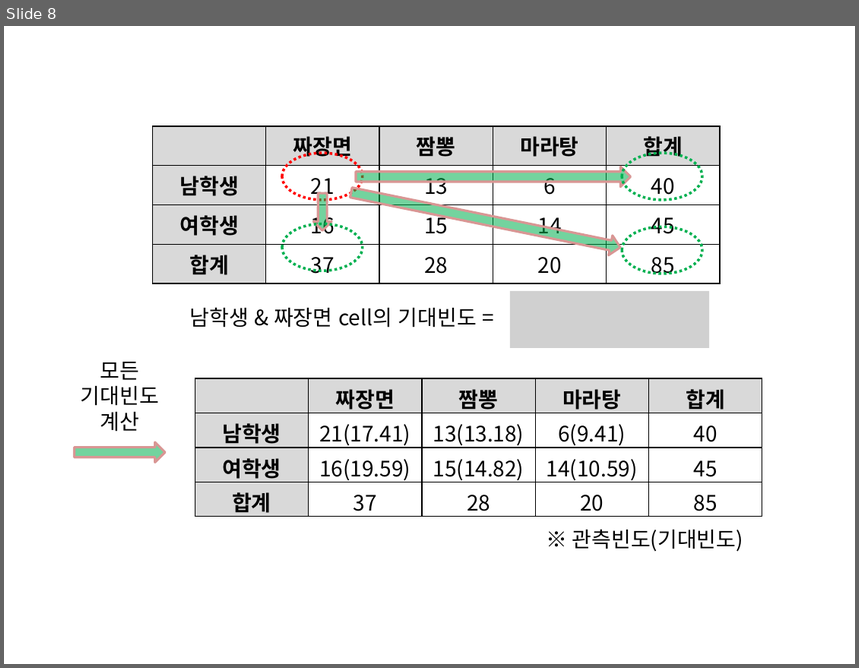
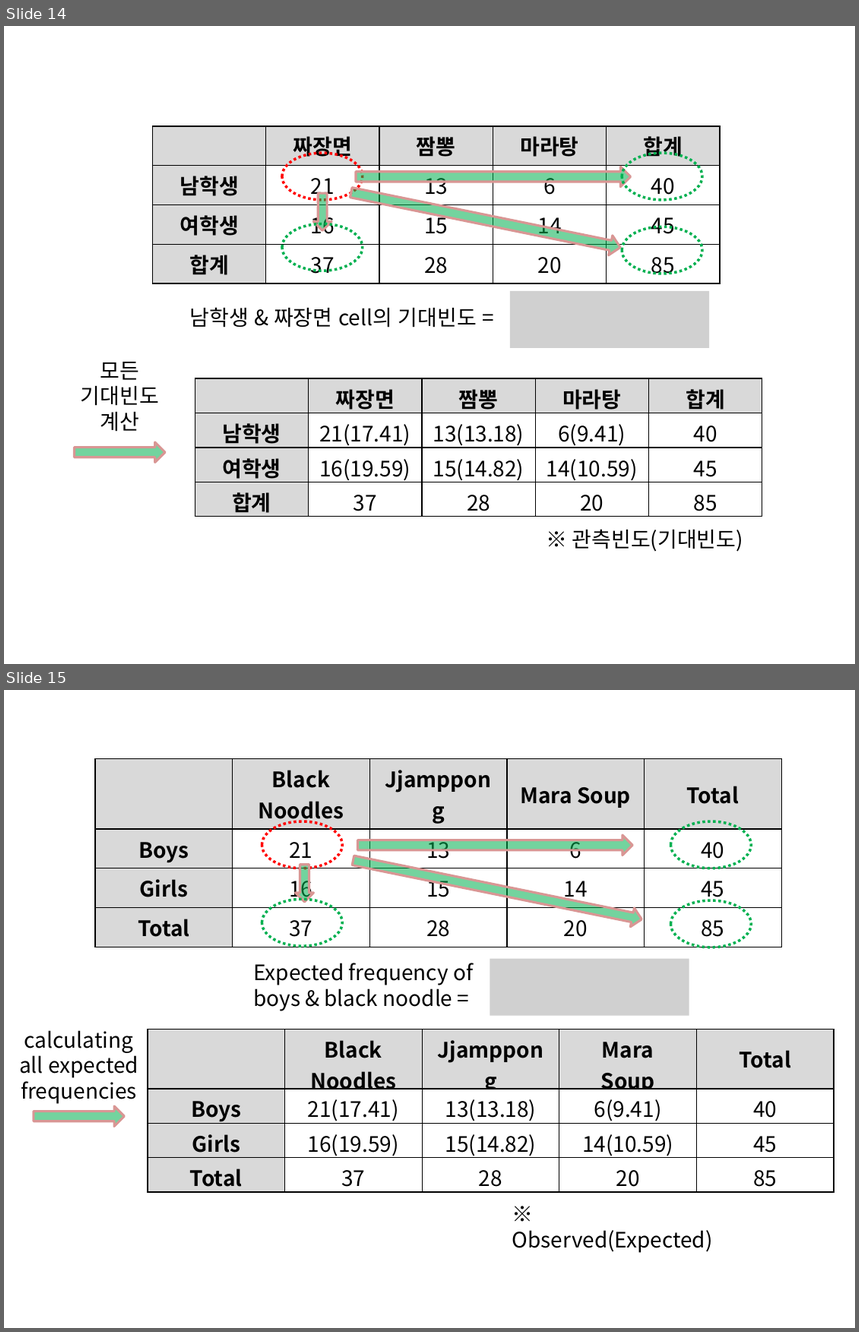
Before and after one commit to answeredbyablemind/answeredbyablemind.github.io, a slide deck: pics/2021-12-13-chi_square/pics.pptx. Shown one above the other, each under a label of ours: slide 8 before the commit, slides 14 and 15 after it. The pictures are 859x668 and 859x1332 pixels, drawn with LibreOffice and Linux fonts; fonts in the diff are those of the drawing; grey boxes stand for pictures. Boxes give left, top, right and bottom in pixels: in the first picture for what was removed or moved away, otherwise in the second. Text is boxed around its words. In the diff, an @@ line names an element or a change of style, - is before the commit and + after.

```diff
--- a/pics/2021-12-13-chi_square/pics.pptx
+++ b/pics/2021-12-13-chi_square/pics.pptx
@@ slide 15 added at (4, 690, 855, 1328), background #FFFFFF @@
@@ table added at (95, 759, 780, 942), 4 rows, 5 columns @@
+ | Black Noodles | Jjamppong | Mara Soup | Total
+Boys | 21 | 13 | 6 | 40
+Girls | 16 | 15 | 14 | 45
+Total | 37 | 28 | 20 | 85
@@ ellipse added at (262, 822, 342, 869), outline #FF0000 2.25 pt dashed @@
@@ ellipse added at (671, 822, 750, 869), outline #00B050 2.25 pt dashed @@
@@ down arrow added at (357, 835, 633, 856), fill #00B050 at 55% opacity, outline #D99694 2 pt @@
@@ down arrow added at (296, 865, 314, 902), fill #00B050 at 55% opacity, outline #D99694 2 pt @@
@@ down arrow added at (351, 851, 644, 929), fill #00B050 at 55% opacity, outline #D99694 2 pt @@
@@ ellipse added at (262, 900, 342, 946), outline #00B050 2.25 pt dashed @@
@@ ellipse added at (671, 901, 750, 947), outline #00B050 2.25 pt dashed @@
@@ text added at (253, 963, 473, 1011), 18 pt, text #000000 @@
+Expected frequency of
+boys & black noodle =
@@ picture added at (490, 959, 690, 1016) @@
@@ text added at (19, 1030, 139, 1104), 18 pt, text #000000 @@
+calculating
+all expected frequencies
@@ table added at (148, 1030, 833, 1195), 4 rows, 5 columns @@
+ | Black / Noodles | Jjamppong | Mara / Soup | Total
+Boys | 21(17.41) | 13(13.18) | 6(9.41) | 40
+Girls | 16(19.59) | 15(14.82) | 14(10.59) | 45
+Total | 37 | 28 | 20 | 85
@@ down arrow added at (34, 1106, 124, 1127), fill #00B050 at 55% opacity, outline #D99694 2 pt @@
@@ text added at (512, 1230, 713, 1253), 18 pt, text #000000 @@
+※ Observed(Expected)
@@ what was slide 8 is now slide 14 @@
```
Also in this commit, not shown: 7 other slides added, 1 slide removed, 11 other files.
